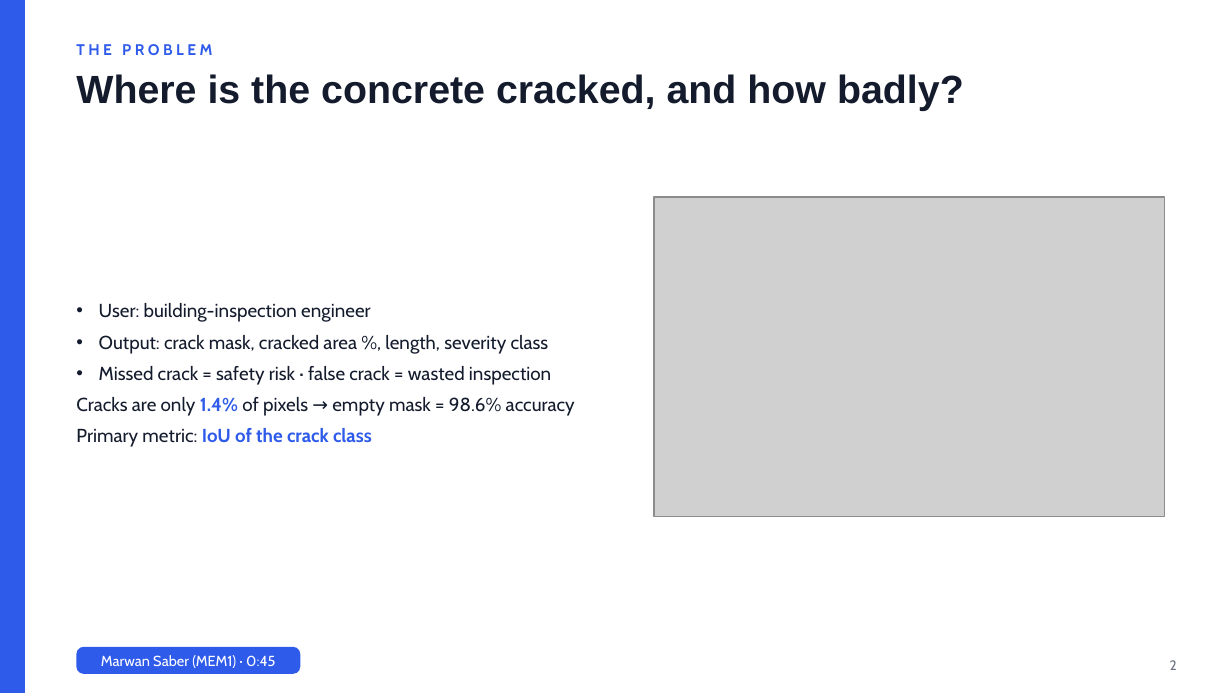
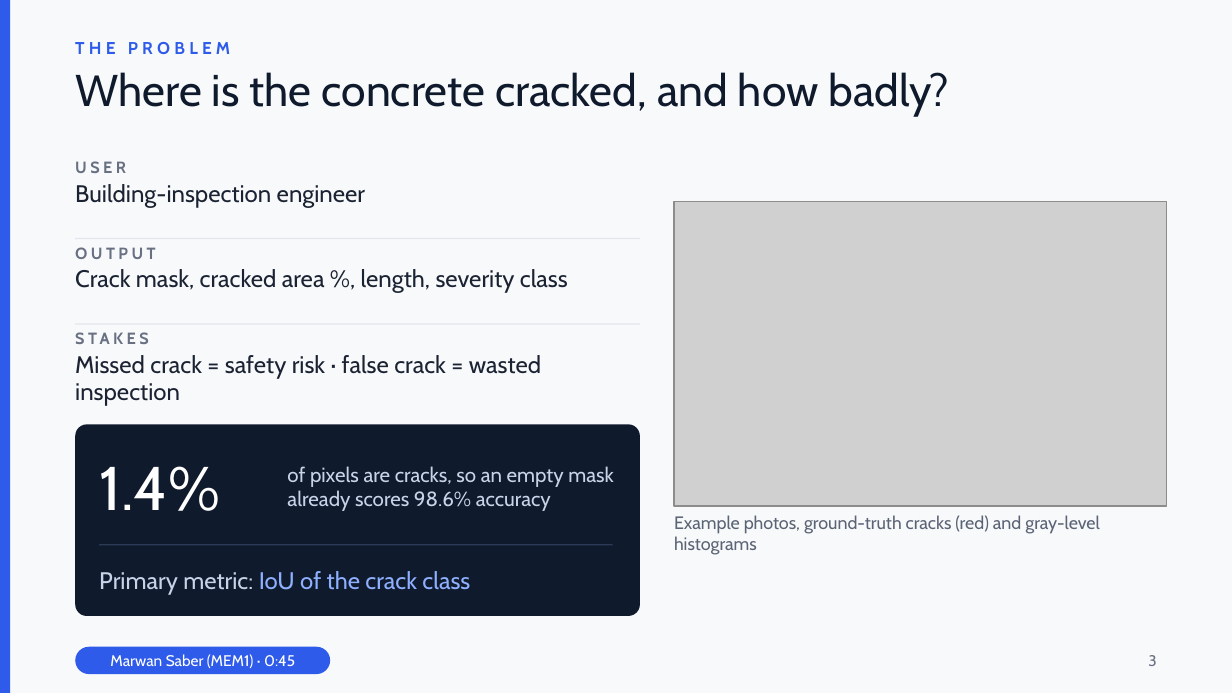
Before and after one commit to marwan19-saber/cse281-crack-segmentation, a slide deck: slide 3 of report/presentation.pptx (slide 2 before the commit). Drawn at 1232x693 pixels with LibreOffice and Linux fonts; fonts in the diff are those of the drawing; grey boxes stand for pictures. Boxes give left, top, right and bottom in pixels: in the first picture for what was removed or moved away, otherwise in the second. Text is boxed around its words. In the diff, an @@ line names an element or a change of style, - is before the commit and + after.

```diff
--- a/report/presentation.pptx
+++ b/report/presentation.pptx
@@ background #FFFFFF to #F8F9FB @@
@@ rectangle: place and size @@
-rectangle at bbox=[0, 0, 25, 692]
+rectangle at bbox=[0, 0, 10, 692]
@@ rectangle at bbox=[0, 0, 10, 692]: fill #2F5BEA to #2E5BE9; outline #2F5BEA 1 pt to none @@
@@ text "THE PROBLEM" at bbox=[75, 42, 230, 54]: size 9 to 10 pt, text colour #2F5BEA to #2E5BE9, letter spacing 2 to 2.5 pt; vertical alignment middle to top @@
@@ title "Where is the concrete cracked, ..." at bbox=[75, 72, 950, 116]: size 23 to 26 pt, font Arial to Cabin, text colour #131B2D to #0F1B2D, bold off @@
@@ text added at bbox=[75, 161, 365, 208], 14 pt, text #1B2333 @@
+USER
+Building-inspection engineer
@@ picture: place and size @@
-picture at bbox=[654, 197, 1164, 516]
+picture at bbox=[674, 202, 1167, 506]
@@ rectangle added at bbox=[75, 238, 639, 239], fill #E3E6EC @@
@@ text added at bbox=[75, 247, 568, 293], 14 pt, text #1B2333 @@
+OUTPUT
+Crack mask, cracked area %, length, severity class
@@ text "STAKES": place and size @@
-text "STAKES" at bbox=[76, 303, 575, 447]
+text "STAKES" at bbox=[75, 355, 541, 406]
@@ text "STAKES" at bbox=[75, 355, 541, 406]: vertical alignment middle to top @@
@@ rectangle added at bbox=[75, 323, 639, 324], fill #E3E6EC @@
@@ text at bbox=[99, 303, 549, 354]: text changed; size 11 to 9.5 pt; text colour #131B2D to #687082; bold on @@
-• User: building-inspection engineer
-• Output: crack mask, cracked area %, length, severity class
+STAKES
@@ text at bbox=[75, 355, 541, 406]: size 11 to 14 pt, text colour #131B2D to #1B2333 in "Missed crack = safety risk · false ..."; bullet • to none; line spacing 1 to 0.95; less space between paragraphs @@
@@ text at bbox=[76, 397, 575, 447]: paragraphs removed @@
-• Cracks are only 1.4% of pixels → empty mask = 98.6% accuracy
-• Primary metric: IoU of the crack class
@@ rounded rectangle added at bbox=[75, 424, 639, 616], fill #0F1B2D @@
@@ text added at bbox=[99, 466, 220, 511], 36 pt, text #FFFFFF @@
+1.4%
@@ text added at bbox=[287, 466, 614, 511], 12 pt, text #C9D3E8 @@
+of pixels are cracks, so an empty mask already scores 98.6% accuracy
@@ text added at bbox=[674, 515, 1099, 555], 10.5 pt, text #5B6475 @@
+Example photos, ground-truth cracks (red) and gray-level histograms
@@ rectangle added at bbox=[100, 545, 614, 546], fill #2B3A55 @@
@@ text added at bbox=[99, 571, 470, 595], 14 pt, text #8FB0FF @@
+Primary metric: IoU of the crack class
@@ rounded rectangle "Marwan Saber (MEM1) · 0:45": place and size @@
-rounded rectangle "Marwan Saber (MEM1) · 0:45" at bbox=[76, 647, 301, 674]
+rounded rectangle "Marwan Saber (MEM1) · 0:45" at bbox=[75, 647, 330, 674]
@@ rounded rectangle "Marwan Saber (MEM1) · 0:45" at bbox=[75, 647, 330, 674]: size 8.5 to 9 pt; fill #2F5BEA to #2E5BE9; proportions changed @@
@@ page number added at bbox=[1148, 655, 1156, 666], 9 pt, text #687082 @@
+3
@@ page number removed at bbox=[1170, 660, 1177, 670] @@
-2
```
Also in this commit, not shown: 12 other slides changed, 4 slides added.
